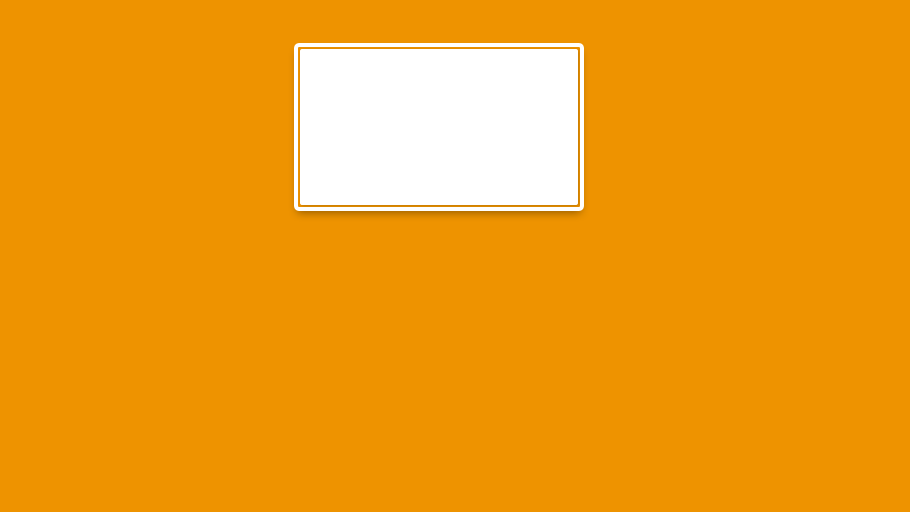
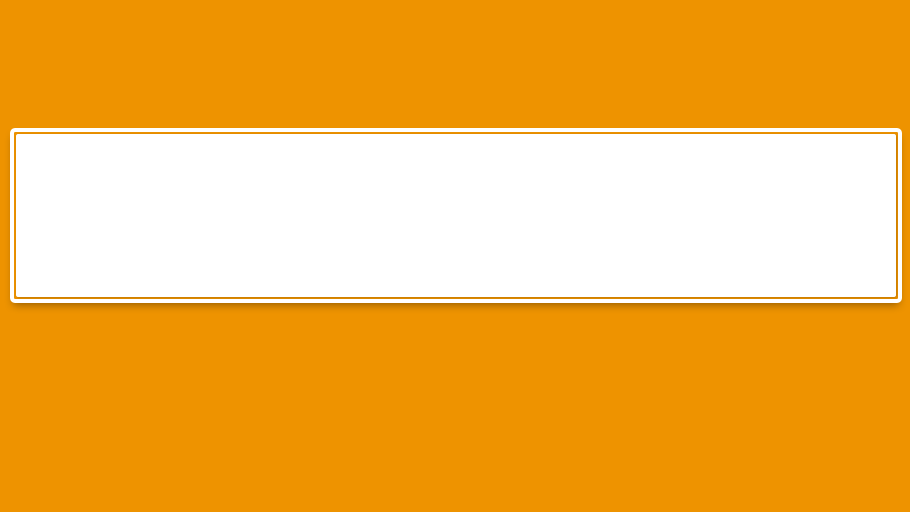
Before/after of a (910, 512) layered artwork. What changed in the layer stack:
added group "banner" with 3 layers above "button" over (13, 131, 899, 300)
added layer "focus" (1st of 5, in "banner") in group "banner" over (13, 131, 899, 300)
added layer "mask" (1st of 5, in "banner") in group "banner" over (16, 134, 896, 297)
added layer "shadow" (1st of 8, in "banner") in group "banner" over (16, 134, 896, 297)
hid group "button" (3 layers) over (297, 46, 581, 207)
